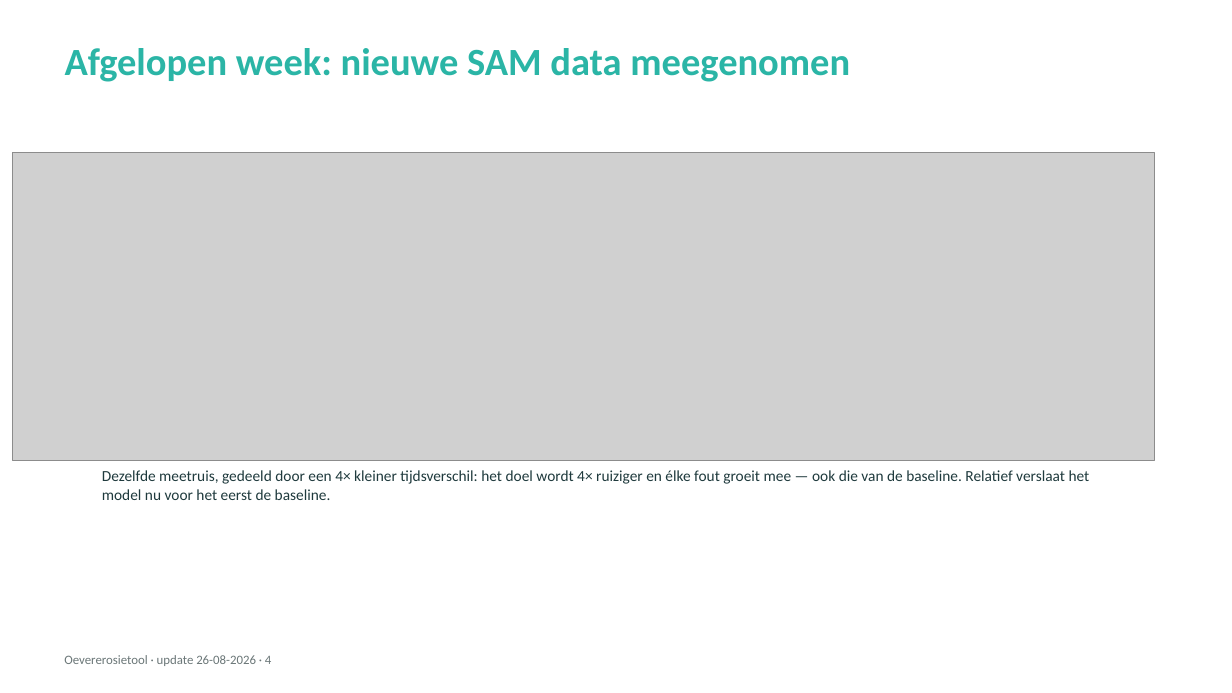
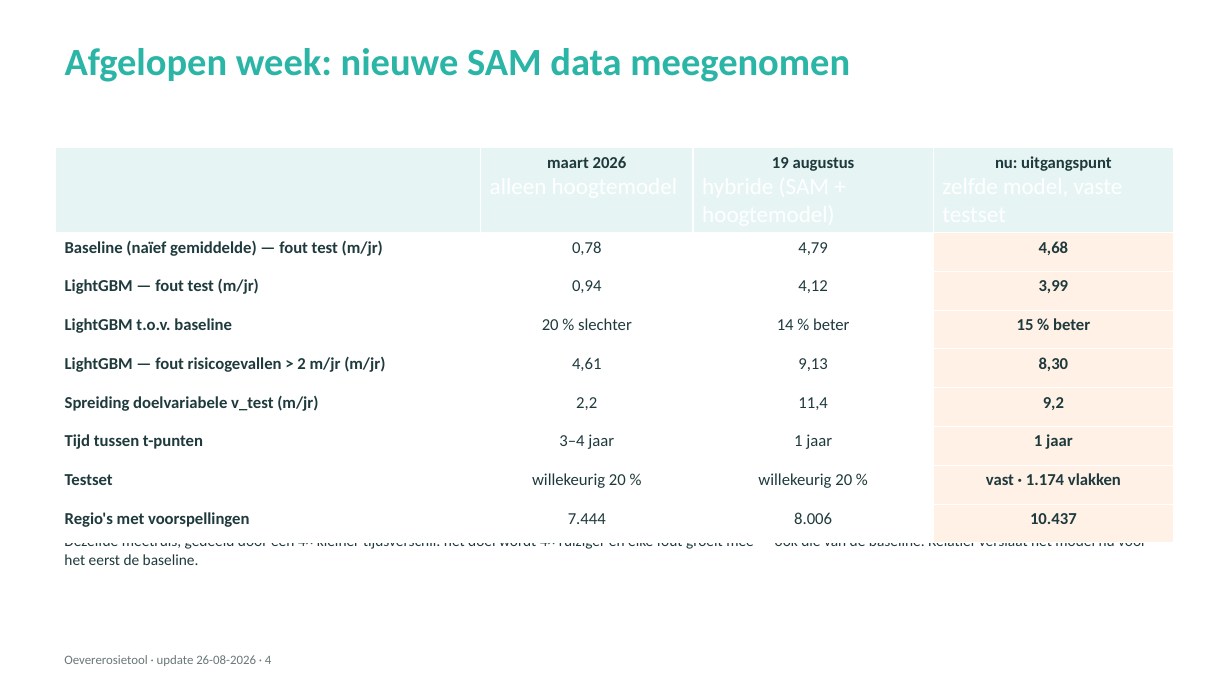
Before and after one commit to HAL24K/wocu-oevererosie, a slide deck: slide 4 of docs/presentations/20260826_update_v2.pptx. Drawn at 1232x693 pixels with LibreOffice and Linux fonts; fonts in the diff are those of the drawing; grey boxes stand for pictures. Boxes give left, top, right and bottom in pixels: in the first picture for what was removed or moved away, otherwise in the second. Text is boxed around its words. In the diff, an @@ line names an element or a change of style, - is before the commit and + after.

Commit message:
docs(presentation): slide 4 = three-column table incl. tail row and frozen testset

```diff
--- a/docs/presentations/20260826_update_v2.pptx
+++ b/docs/presentations/20260826_update_v2.pptx
@@ table added at bbox=[55, 148, 1174, 531], 9 rows, 4 columns @@
+ | maart 2026 / alleen hoogtemodel | 19 augustus / hybride (SAM + hoogtemodel) | nu: uitgangspunt / zelfde model, vaste testset
+Baseline (naïef gemiddelde) — fout test (m/jr) | 0,78 | 4,79 | 4,68
+LightGBM — fout test (m/jr) | 0,94 | 4,12 | 3,99
+LightGBM t.o.v. baseline | 20 % slechter | 14 % beter | 15 % beter
+LightGBM — fout risicogevallen > 2 m/jr (m/jr) | 4,61 | 9,13 | 8,30
+Spreiding doelvariabele v_test (m/jr) | 2,2 | 11,4 | 9,2
+Tijd tussen t-punten | 3–4 jaar | 1 jaar | 1 jaar
+Testset | willekeurig 20 % | willekeurig 20 % | vast · 1.174 vlakken
+Regio's met voorspellingen | 7.444 | 8.006 | 10.437
@@ picture removed at bbox=[13, 152, 1154, 461] @@
@@ text "Dezelfde meetruis, gedeeld door een ..." rewrapped from bbox=[102, 470, 1090, 500] to bbox=[64, 543, 1146, 565] @@
```
Also in this commit, not shown: 1 other slide changed.
